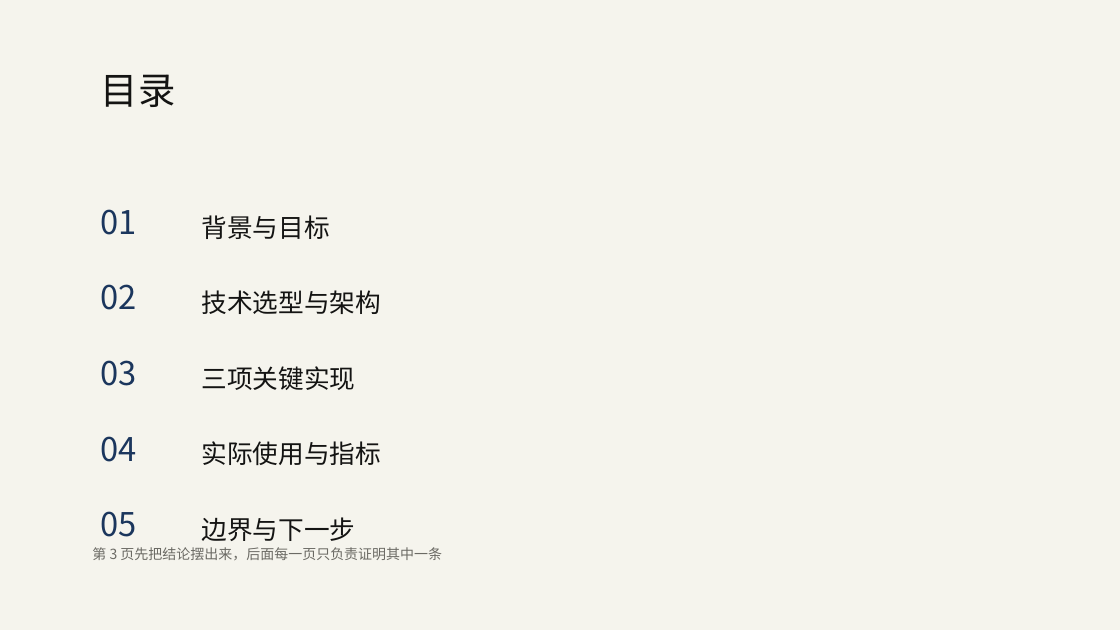
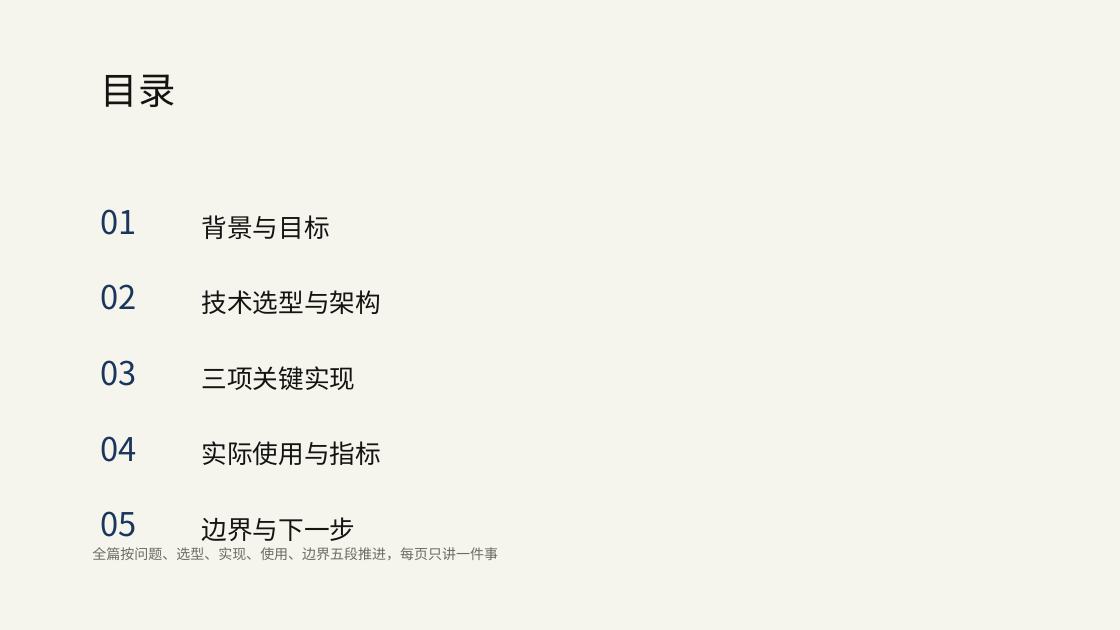
Before and after one commit to Baicaicn23/StudyGraph, a slide deck: slide 2 of docs/作品集/参赛/知迹答辩/知迹答辩.pptx. Drawn at 1120x630 pixels with LibreOffice and Linux fonts; fonts in the diff are those of the drawing. Boxes give left, top, right and bottom in pixels: in the first picture for what was removed or moved away, otherwise in the second. Text is boxed around its words. In the diff, an @@ line names an element or a change of style, - is before the commit and + after.

```diff
--- a/docs/作品集/参赛/知迹答辩/知迹答辩.pptx
+++ b/docs/作品集/参赛/知迹答辩/知迹答辩.pptx
@@ text at [92,547,498,560]: text changed @@
-第 3 页先把结论摆出来，后面每一页只负责证明其中一条
+全篇按问题、选型、实现、使用、边界五段推进，每页只讲一件事
```
Also in this commit, not shown: 1 other slide changed, 2 other files.
